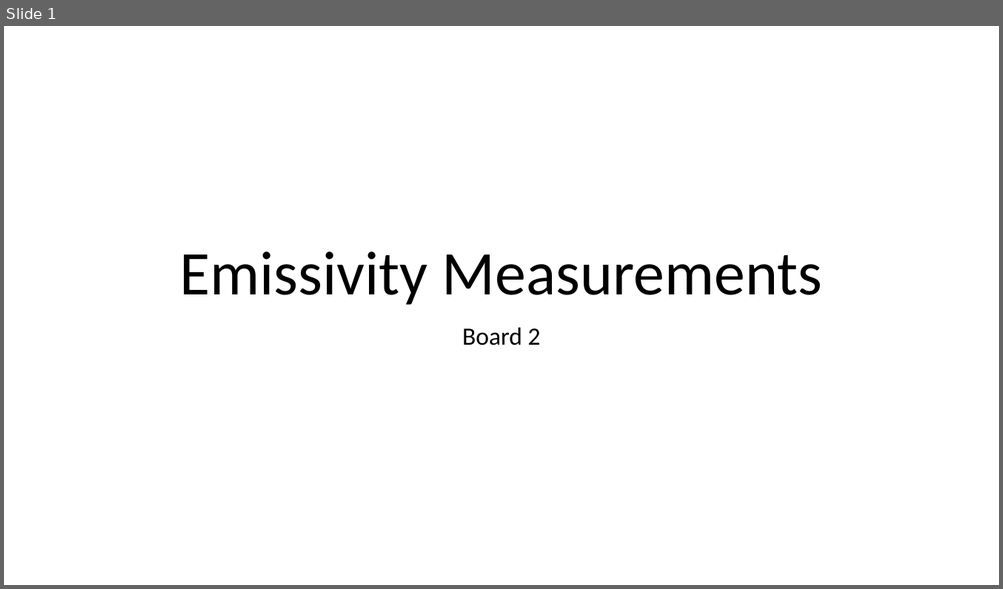
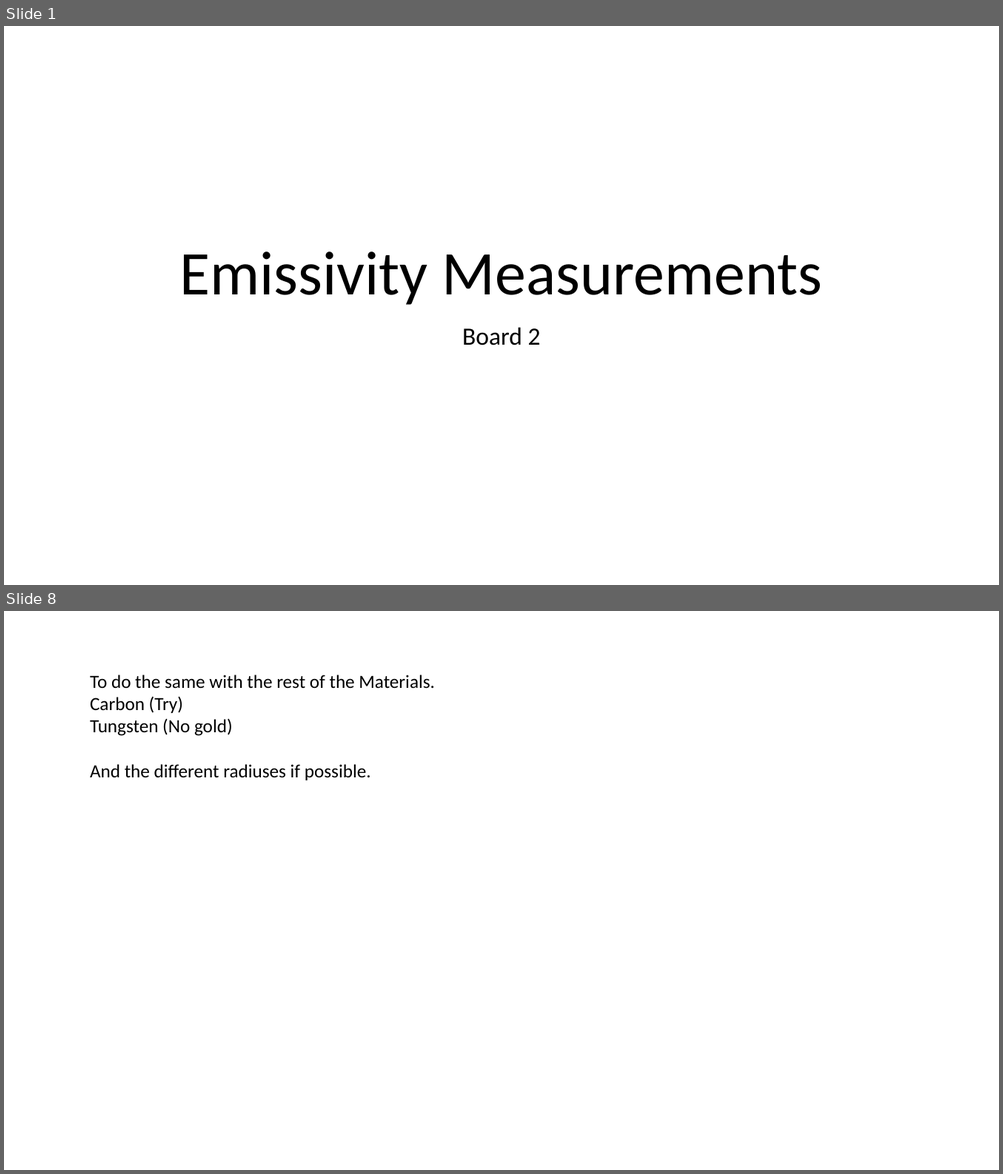
Before and after one commit to navarrof/Emissivity_Stuff, a slide deck: Board2.pptx. Shown one above the other, each under a label of ours: slide 1 before the commit, slides 1 and 8 after it; the slides between them are not shown. The pictures are 1003x589 and 1003x1174 pixels, drawn with LibreOffice and Linux fonts; fonts in the diff are those of the drawing. Boxes give left, top, right and bottom in pixels: in the first picture for what was removed or moved away, otherwise in the second. Text is boxed around its words. In the diff, an @@ line names an element or a change of style, - is before the commit and + after.

```diff
--- a/Board2.pptx
+++ b/Board2.pptx
@@ slide 8 added at (4, 611, 999, 1170), background #FFFFFF @@
@@ text added at (90, 675, 435, 780), 18 pt, text #000000 @@
+To do the same with the rest of the Materials.
+Carbon (Try)
+Tungsten (No gold)
+And the different radiuses if possible.
```
Also in this commit, not shown: 1 slide changed, 7 other slides added, 1 slide removed, 56 other files.
